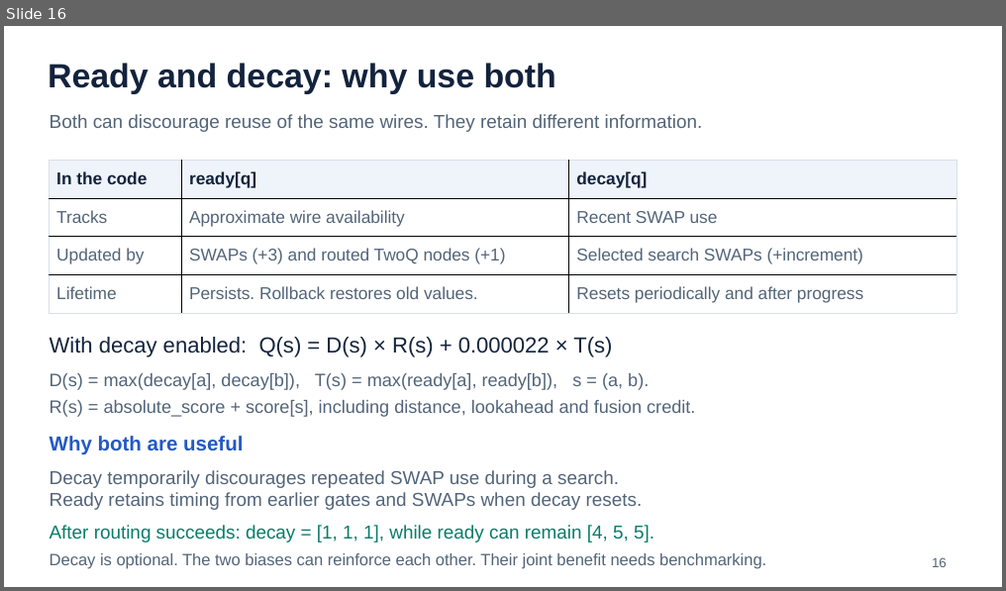
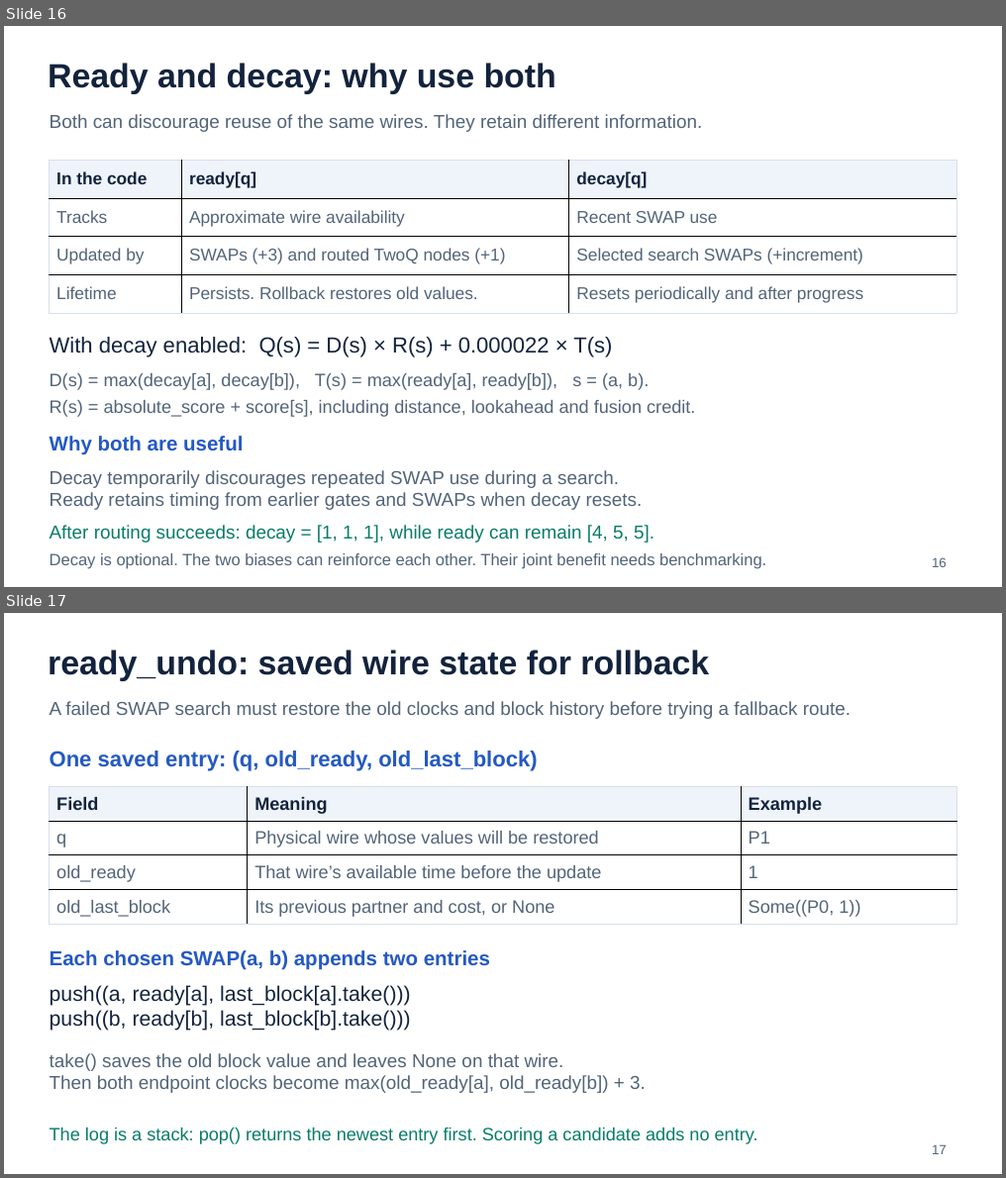
Before and after one commit to AI-native-Systems-Research/qiskit-evolved, a slide deck: design/change_description_codex.pptx. Shown one above the other, each under a label of ours: slide 16 before the commit, slides 16 and 17 after it. The pictures are 1006x591 and 1006x1178 pixels, drawn with LibreOffice and Linux fonts; fonts in the diff are those of the drawing. Boxes give left, top, right and bottom in pixels: in the first picture for what was removed or moved away, otherwise in the second. Text is boxed around its words. In the diff, an @@ line names an element or a change of style, - is before the commit and + after.

```diff
--- a/design/change_description_codex.pptx
+++ b/design/change_description_codex.pptx
@@ slide 17 added at [4,613,1002,1174], background #FFFFFF @@
@@ text added at [48,650,709,681], 32.2 pt, text #13233D, bold @@
+ready_undo: saved wire state for rollback
@@ text added at [50,701,850,719], 18 pt, text #526479 @@
+A failed SWAP search must restore the old clocks and block history before trying a fallback route.
@@ text added at [50,751,537,771], 21 pt, text #2459C4, bold @@
+One saved entry: (q, old_ready, old_last_block)
@@ table added at [49,786,957,924], 4 rows, 3 columns @@
+Field | Meaning | Example
+q | Physical wire whose values will be restored | P1
+old_ready | That wire’s available time before the update | 1
+old_last_block | Its previous partner and cost, or None | Some((P0, 1))
@@ text added at [50,951,490,970], 19.5 pt, text #2459C4, bold @@
+Each chosen SWAP(a, b) appends two entries
@@ text added at [50,985,411,1031], 20.2 pt, text #13233D @@
+push((a, ready[a], last_block[a].take()))
+push((b, ready[b], last_block[b].take()))
@@ text added at [50,1054,646,1093], 18 pt, text #526479 @@
+take() saves the old block value and leaves None on that wire.
+Then both endpoint clocks become max(old_ready[a], old_ready[b]) + 3.
@@ text added at [50,1128,758,1145], 17.2 pt, text #087C69 @@
+The log is a stack: pop() returns the newest entry first. Scoring a candidate adds no entry.
@@ text added at [932,1145,946,1155], 12.8 pt, text #526479 @@
+17
```
Also in this commit, not shown: 5 slides changed, 2 other slides added, 1 slide removed, 38 other files.
